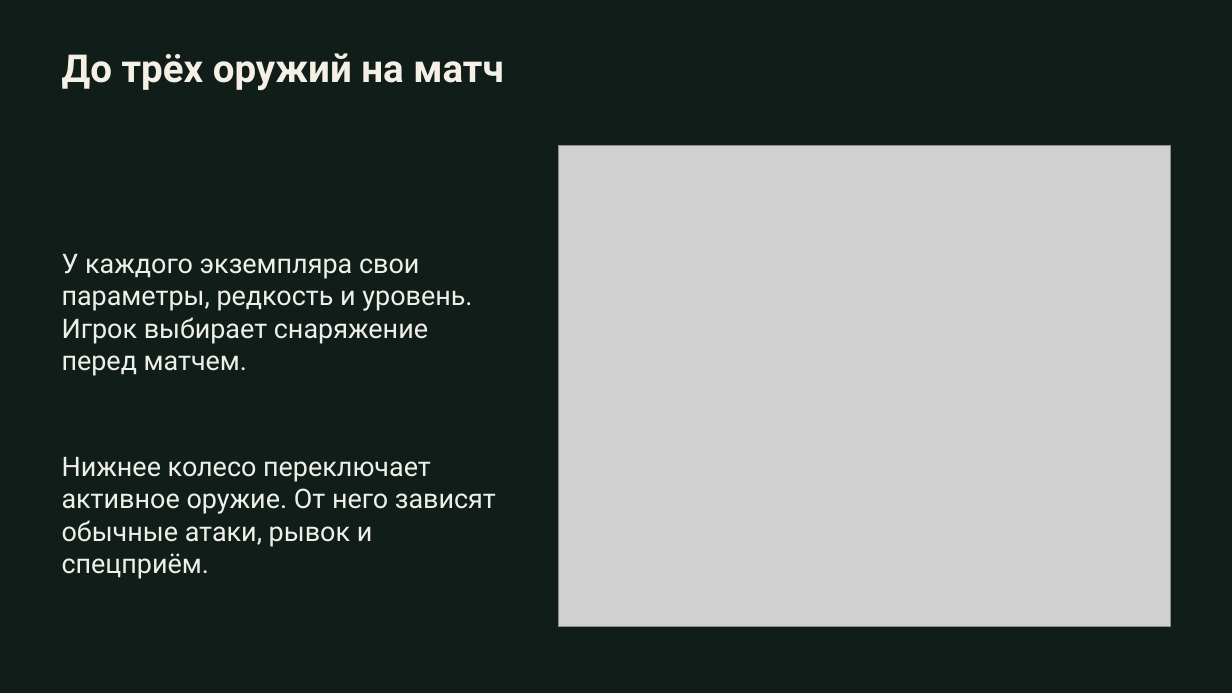
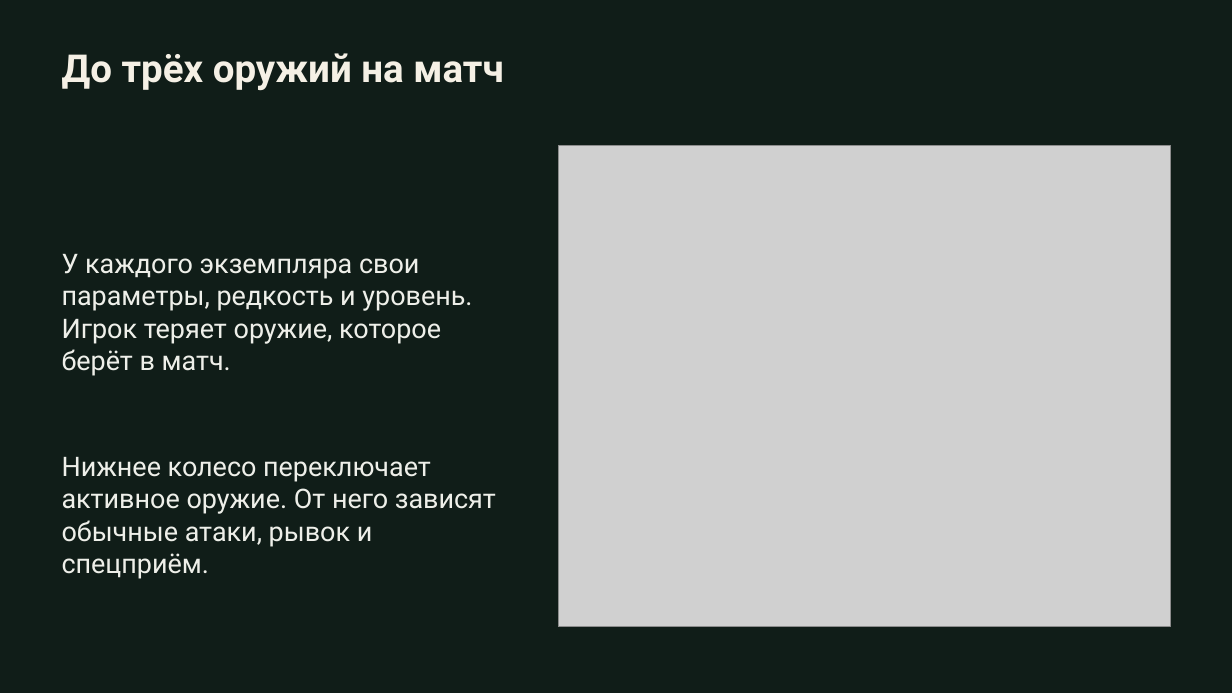
Before and after one commit to SyperOlao/VaticanDefendor, a slide deck: slide 7 of docs/Presentations/2026-11-12/VaticanDefendor-Development-2026-11-12-Updated.pptx. Drawn at 1232x693 pixels with LibreOffice and Linux fonts; fonts in the diff are those of the drawing; grey boxes stand for pictures. Boxes give left, top, right and bottom in pixels: in the first picture for what was removed or moved away, otherwise in the second. Text is boxed around its words. In the diff, an @@ line names an element or a change of style, - is before the commit and + after.

```diff
--- a/docs/Presentations/2026-11-12/VaticanDefendor-Development-2026-11-12-Updated.pptx
+++ b/docs/Presentations/2026-11-12/VaticanDefendor-Development-2026-11-12-Updated.pptx
@@ text at (x1=62, y1=254, x2=472, y2=376): text changed @@
-У каждого экземпляра свои параметры, редкость и уровень. Игрок выбирает снаряжение перед матчем.
+У каждого экземпляра свои параметры, редкость и уровень. Игрок теряет оружие, которое берёт в матч.
```
Also in this commit, not shown: 12 other files.
